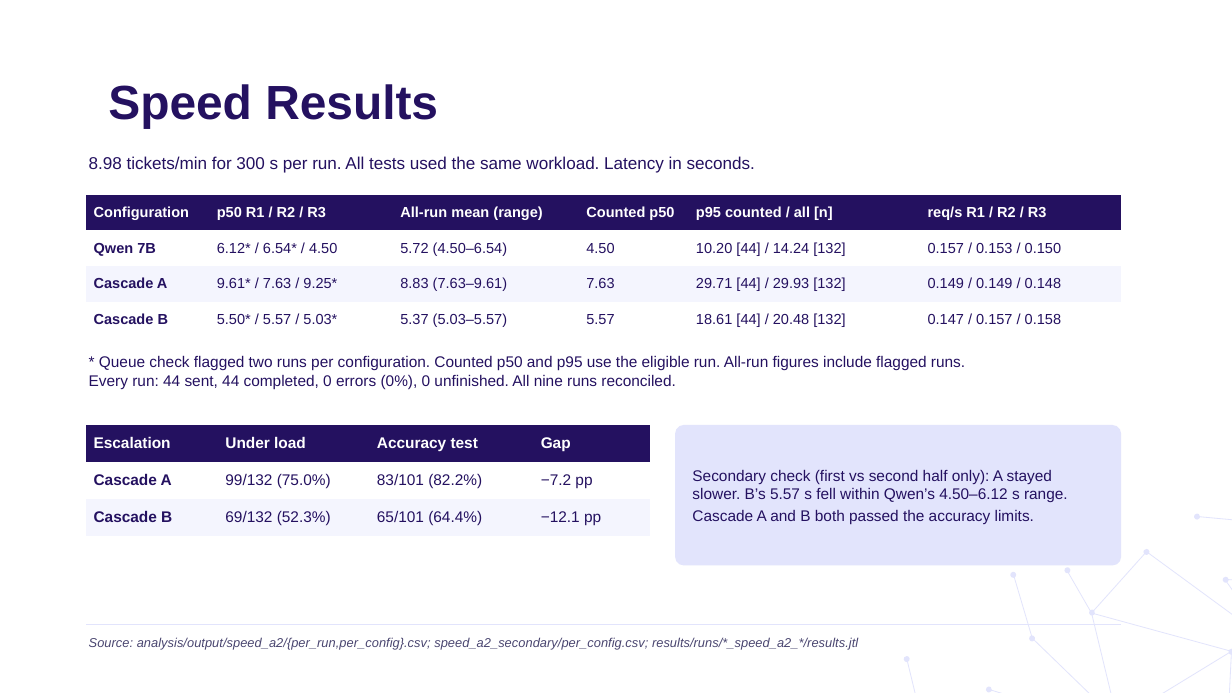
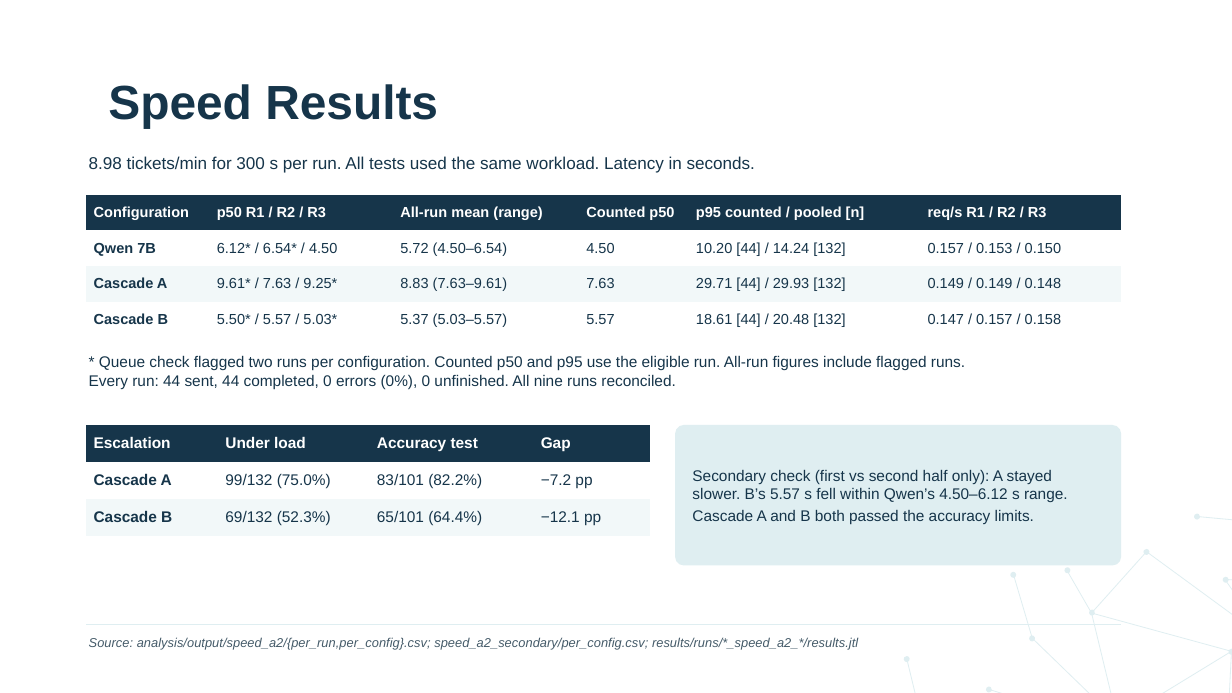
Before and after one commit to Fokku/ICT3113-PTO, a slide deck: slide 5 of slides/Group10_A2.pptx. Drawn at 1232x693 pixels with LibreOffice and Linux fonts; fonts in the diff are those of the drawing; background and template pictures are left out. Boxes give left, top, right and bottom in pixels: in the first picture for what was removed or moved away, otherwise in the second. Text is boxed around its words. In the diff, an @@ line names an element or a change of style, - is before the commit and + after.

```diff
--- a/slides/Group10_A2.pptx
+++ b/slides/Group10_A2.pptx
@@ table at (x1=86, y1=195, x2=1121, y2=338) @@
-row 1, column 5: p95 counted / all [n]
+row 1, column 5: p95 counted / pooled [n]
@@ fill #241160 to #16354A in row 1 @@
@@ fill #F4F5FE to #F2F8F9 in row 3 @@
@@ text colour #241160 to #16354A in "Qwen 7B", "6.12* / 6.54* / 4.50", "5.72 (4.50–6.54)", "4.50" and 14 more places @@
@@ text colour #241160 to #16354A in 3 elements at (x1=108, y1=84, x2=438, y2=128), (x1=89, y1=156, x2=755, y2=173), (x1=89, y1=355, x2=965, y2=389) @@
@@ table at (x1=86, y1=425, x2=650, y2=536) @@
@@ fill #241160 to #16354A in row 1 @@
@@ fill #F4F5FE to #F2F8F9 in row 3 @@
@@ text colour #241160 to #16354A in "Cascade A", "99/132 (75.0%)", "83/101 (82.2%)", "−7.2 pp" and 4 more places @@
@@ rounded rectangle "Secondary check (first vs second ..." at (x1=675, y1=425, x2=1121, y2=565): text colour #241160 to #16354A; fill #E2E4FC to #DFEEF1 @@
@@ text "Source: analysis/output/speed_a2/{per_run,per_config}.csv; s ..." at (x1=89, y1=637, x2=858, y2=650): text colour #4A4670 to #455B69 @@
```
Also in this commit, not shown: 7 other slides changed.
